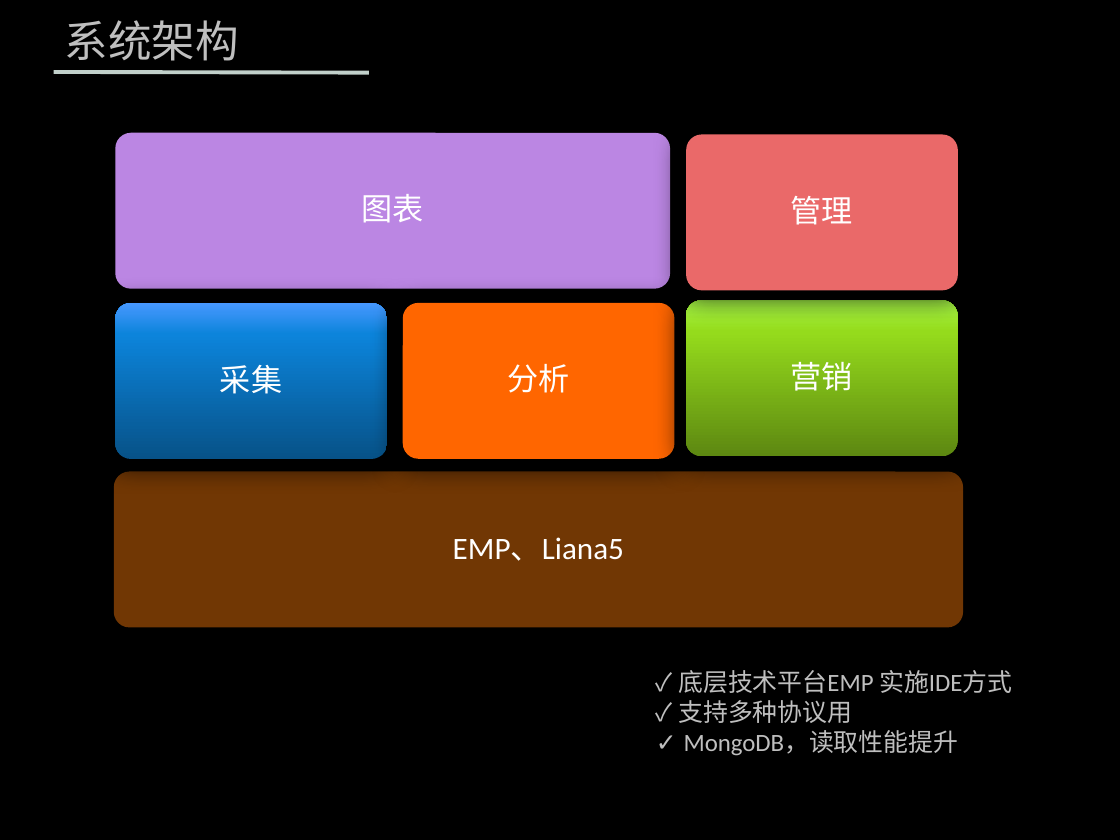
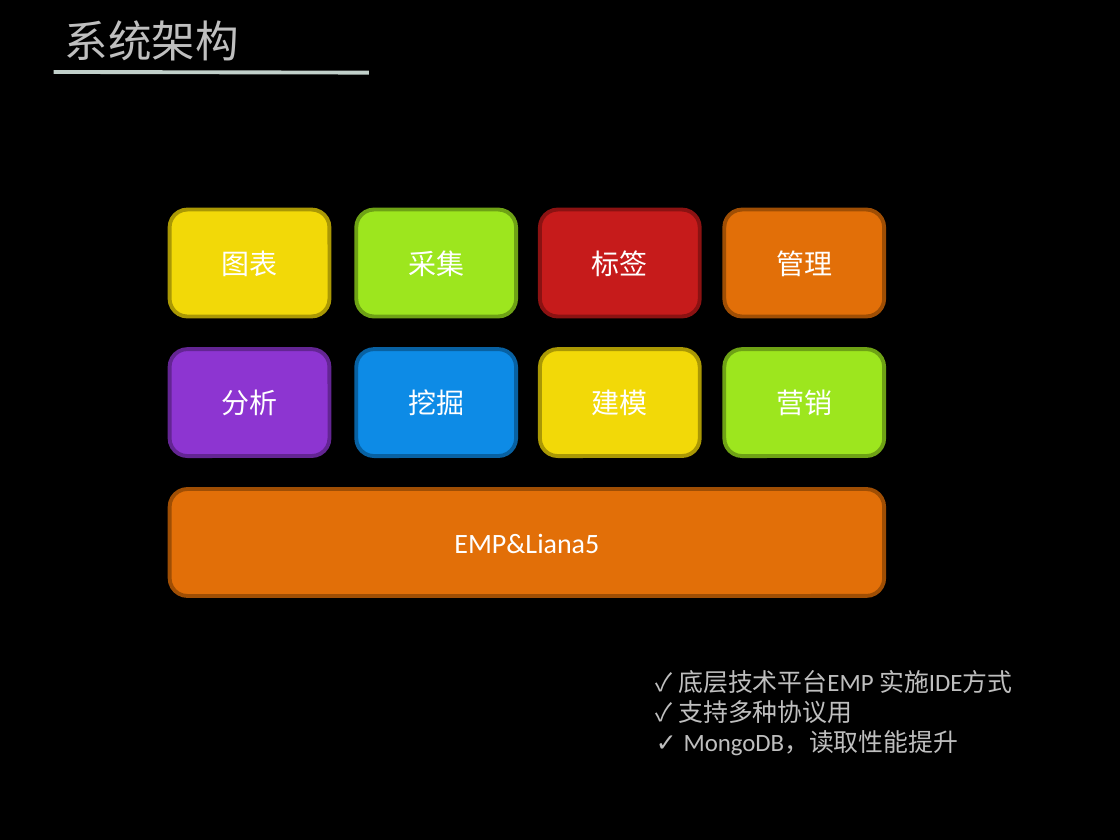
Before and after one commit to zhenghong/UBP, a slide deck: slide 6 of 营销.pptx. Drawn at 1120x840 pixels with LibreOffice and Linux fonts; fonts in the diff are those of the drawing; background and template pictures are left out. Boxes give left, top, right and bottom in pixels: in the first picture for what was removed or moved away, otherwise in the second. Text is boxed around its words. In the diff, an @@ line names an element or a change of style, - is before the commit and + after.

Commit message:
modify

```diff
--- a/营销.pptx
+++ b/营销.pptx
@@ group removed at box(114, 133, 963, 627): 6 rounded rectangles @@
@@ rounded rectangle "图表": place and size @@
-rounded rectangle "图表" at box(362, 194, 424, 223)
+rounded rectangle "图表" at box(169, 209, 329, 317)
@@ rounded rectangle "图表" at box(169, 209, 329, 317): size 20 to 18 pt; line spacing 0.9 to 1; less space between paragraphs; fill none to #F2D908; outline none to #AB9A06 2.5 pt @@
@@ rounded rectangle "采集" at box(356, 209, 516, 317): size 20 to 18 pt; line spacing 0.9 to 1; less space between paragraphs; fill none to #9DE61E; outline none to #6FA215 2.5 pt @@
@@ rounded rectangle "采集": place and size @@
-rounded rectangle "采集" at box(220, 365, 282, 394)
+rounded rectangle "采集" at box(356, 209, 516, 317)
@@ rounded rectangle added at box(540, 209, 700, 317), fill #C61B1B, outline #8B1313 2.5 pt, 18 pt, text #FFFFFF @@
+标签
@@ rounded rectangle "管理": place and size @@
-rounded rectangle "管理" at box(791, 196, 853, 225)
+rounded rectangle "管理" at box(725, 209, 885, 317)
@@ rounded rectangle "管理" at box(725, 209, 885, 317): size 20 to 18 pt; line spacing 0.9 to 1; less space between paragraphs; fill none to #E26F08; outline none to #A04E06 2.5 pt @@
@@ rounded rectangle "分析": place and size @@
-rounded rectangle "分析" at box(507, 364, 569, 393)
+rounded rectangle "分析" at box(169, 349, 329, 457)
@@ rounded rectangle "分析" at box(169, 349, 329, 457): size 20 to 18 pt; line spacing 0.9 to 1; less space between paragraphs; fill none to #8D35D1; outline none to #632594 2.5 pt @@
@@ rounded rectangle added at box(356, 349, 516, 457), fill #0D8BE6, outline #0A62A2 2.5 pt, 18 pt, text #FFFFFF @@
+挖掘
@@ rounded rectangle added at box(540, 349, 700, 457), fill #F2D908, outline #AB9A06 2.5 pt, 18 pt, text #FFFFFF @@
+建模
@@ rounded rectangle "营销": place and size @@
-rounded rectangle "营销" at box(790, 361, 852, 391)
+rounded rectangle "营销" at box(725, 349, 885, 457)
@@ rounded rectangle "营销" at box(725, 349, 885, 457): size 20 to 18 pt; line spacing 0.9 to 1; less space between paragraphs; fill none to #9DE61E; outline none to #6FA215 2.5 pt @@
@@ rounded rectangle "EMP&Liana5": place and size @@
-rounded rectangle "EMP&Liana5" at box(453, 537, 624, 561)
+rounded rectangle "EMP&Liana5" at box(169, 489, 884, 597)
@@ rounded rectangle "EMP&Liana5" at box(169, 489, 884, 597): fill none to #E26F08; outline none to #A04E06 2.5 pt @@
@@ text in rounded rectangle at box(454, 533, 599, 554): text changed; size 20 to 18 pt @@
-EMP、Liana5
+EMP&Liana5
```
Also in this commit, not shown: 3 other slides changed.
